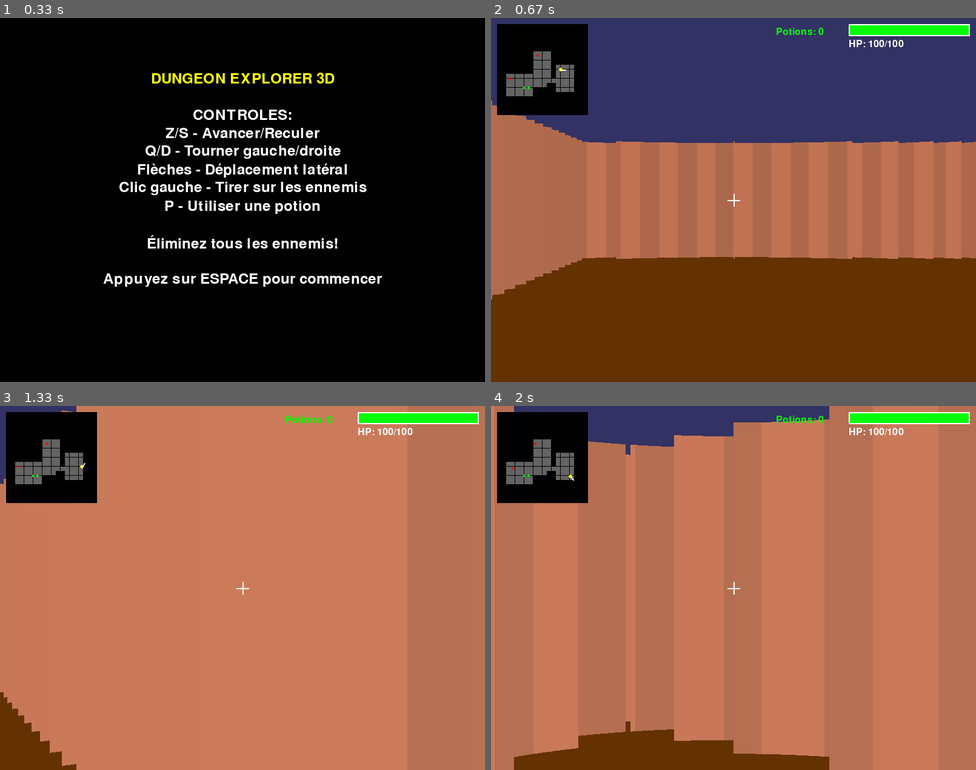
Above: before the commit, frames 1-4 (two rows, left to right).
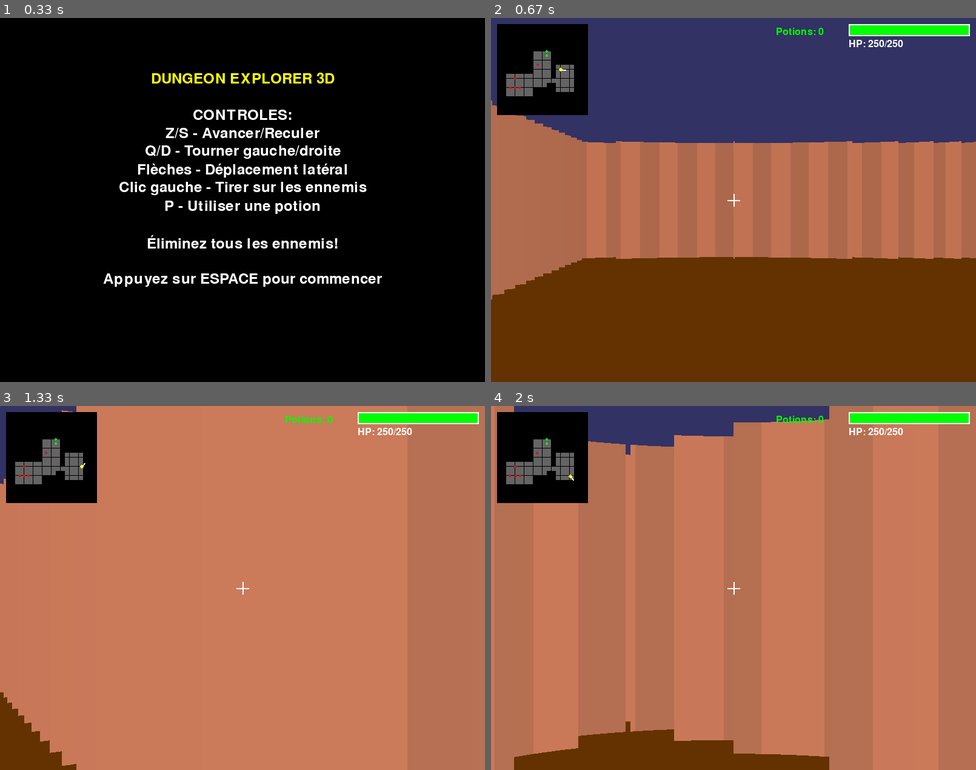
Above: after the commit, the same moments.

Repository: codingame-team/DnD-5th-Edition-API
Game: pygame game, started from tools/dungeon_perl/dungeon_3d.py
Same seed, same stepped clock (60 frames per second), same inputs: the game is played once before the commit and once after it.
Inputs:
- Up to frame 1 (0.33 s): no input
- Up to frame 2 (0.67 s): tap Space at 0.33 s
- Up to frame 3 (1.33 s): hold Q 0.67-1.13 s; hold Right 0.67-1.13 s; hold Right from 1.17 s (still down); hold D from 1.17 s (still down); tap Z at 1.23 s
- Up to frame 4 (2 s): tap Z at 1.53, 1.73 s; release Right at 1.63 s; release D at 1.63 s; hold Right from 1.67 s (still down); hold D from 1.67 s (still down)

Frame 1 is identical in both runs. In frame 2, less than 0.1% of the frame differs, in the area x 3-86%, y 6-20%; in frame 3, less than 0.1%; in frame 4, less than 0.1%.

Commit message:
refactorize code for better readability

Diff:
--- a/tools/dungeon_perl/dungeon_3d.py
+++ b/tools/dungeon_perl/dungeon_3d.py
@@ -58,10 +58,12 @@
     def __init__(self, x, y):
         self.x = x
         self.y = y
+        self.z = 0.0  # Ground level
+        self.eye_height = 2.0  # Eye height above ground
         self.angle = 0
         self.fov = math.pi / 3
-        self.hp = 100
-        self.max_hp = 100
+        self.hp = 250
+        self.max_hp = 250
         self.shoot_cooldown = 0
         self.potions = 0
         self.shoot_flash = 0
@@ -121,13 +123,29 @@
         self.shoot_flash = 8
         self._play_shoot_sound()
 
-        return Bullet(self.x, self.y, shoot_angle, True)
+        # Hauteur d'épaule (un peu plus bas que les yeux)
+        shoulder_height = self.eye_height - 0.2
+
+        # Calculer la hauteur cible basée sur la position verticale de la souris
+        center_y = screen_height // 2
+        vertical_offset = (mouse_y - center_y) / center_y
+        target_height = shoulder_height - vertical_offset * 2.0  # Ajuster la sensibilité
+
+        # Calculer la distance approximative vers le mur/cible
+        distance, _, _ = cast_ray(self, shoot_angle, dungeon)
+
+        # Calculer la vélocité verticale pour atteindre la cible
+        z_velocity = (target_height - shoulder_height) / (distance / 0.3) if distance > 0 else 0
+
+        return Bullet(self.x, self.y, shoot_angle, True, shoulder_height, z_velocity)
 
 class Bullet:
-    def __init__(self, x, y, angle, is_player_bullet=True):
+    def __init__(self, x, y, angle, is_player_bullet=True, z=1.0, z_velocity=0.0):
         self.x = x
         self.y = y
+        self.z = z  # Height above ground
         self.angle = angle
+        self.z_velocity = z_velocity  # Vertical velocity
         self.speed = 0.3
         self.life = 60
         self.is_player_bullet = is_player_bullet
@@ -135,9 +153,11 @@
     def update(self, dungeon):
         self.x += math.cos(self.angle) * self.speed
         self.y += math.sin(self.angle) * self.speed
+        self.z += self.z_velocity
         self.life -= 1
 
-        return not dungeon.is_wall(self.x, self.y) and self.life > 0
+        # Hit ground or wall
+        return (not dungeon.is_wall(self.x, self.y) and self.life > 0 and self.z >= 0)
 
 class HealthPotion:
     def __init__(self, x, y):
@@ -146,10 +166,23 @@
         self.heal_amount = random.randint(20, 40)
 
 class Enemy:
-    def __init__(self, x, y, enemy_type="orc"):
+    def __init__(self, x, y, enemy_type=None, available_types=None):
         self.x = x
         self.y = y
-        self.enemy_type = enemy_type
+        self.z = 0.0  # Ground level
+        self.height = 1.8  # Enemy height
+        self.ground_level = True  # Flag for ground-level rendering
+
+        # Use available types from loaded sprites or fallback
+        if available_types is None:
+            available_types = ["orc", "skeleton", "goblin", "troll"]
+
+        # Random enemy type if not specified
+        if enemy_type is None:
+            self.enemy_type = random.choice(available_types)
+        else:
+            self.enemy_type = enemy_type
+
         self.move_timer = 0
         self.shoot_timer = 0
         self.is_shooting = False
@@ -158,8 +191,8 @@
 
     def _try_move(self, dungeon):
         self.move_timer += 1
-        if self.move_timer > 60:
-            dx, dy = random.choice([-0.5, 0, 0.5]), random.choice([-0.5, 0, 0.5])
+        if self.move_timer > 30:  # Move more frequently
+            dx, dy = random.choice([-0.1, 0, 0.1]), random.choice([-0.1, 0, 0.1])  # Smaller steps
             new_x, new_y = self.x + dx, self.y + dy
 
             if not dungeon.is_wall(new_x, new_y):
@@ -182,7 +215,9 @@
                     pass
 
                 angle_to_player = math.atan2(player.y - self.y, player.x - self.x)
-                return Bullet(self.x, self.y, angle_to_player, False)
+                # Shoot from enemy center height
+                bullet_z = self.z + self.height / 2
+                return Bullet(self.x, self.y, angle_to_player, False, bullet_z, 0.0)
         return None
 
     def _update_animations(self):
@@ -200,16 +235,91 @@
         self._update_animations()
         return bullet or 0
 
-def generate_enemy_sprite():
-    sprite = pygame.Surface((64, 64))
-    sprite.fill((0, 0, 0, 0))
-
-    pygame.draw.circle(sprite, (200, 0, 0), (32, 40), 24)
-    pygame.draw.circle(sprite, (150, 0, 0), (32, 20), 16)
-    pygame.draw.circle(sprite, (255, 255, 0), (26, 16), 4)
-    pygame.draw.circle(sprite, (255, 255, 0), (38, 16), 4)
+# Global sprite cache
+_enemy_sprites_cache = None
+
+def get_all_enemy_sprites():
+    """Get all loaded enemy sprites (cached)"""
+    global _enemy_sprites_cache
+    if _enemy_sprites_cache is None:
+        _enemy_sprites_cache = load_enemy_sprites()
+    return _enemy_sprites_cache
+
+def get_enemy_sprite(enemy_type="orc"):
+    """Get enemy sprite from cache or generate fallback"""
+    sprites = get_all_enemy_sprites()
+    return sprites.get(enemy_type, generate_enemy_sprite(enemy_type))
+
+def get_available_enemy_types():
+    """Get list of all available enemy types"""
+    return list(get_all_enemy_sprites().keys())
+
+def generate_enemy_sprite(enemy_type="orc"):
+    sprite = pygame.Surface((64, 64), pygame.SRCALPHA)
+
+    if enemy_type == "orc":
+        # Orc vert
+        pygame.draw.circle(sprite, (100, 150, 50), (32, 50), 24)
+        pygame.draw.circle(sprite, (80, 120, 40), (32, 30), 16)
+        pygame.draw.circle(sprite, (255, 0, 0), (26, 26), 4)
+        pygame.draw.circle(sprite, (255, 0, 0), (38, 26), 4)
+        pygame.draw.ellipse(sprite, (60, 90, 30), (24, 58, 16, 6))
+        pygame.draw.ellipse(sprite, (60, 90, 30), (40, 58, 16, 6))
+    elif enemy_type == "skeleton":
+        # Squelette blanc
+        pygame.draw.circle(sprite, (240, 240, 240), (32, 50), 24)
+        pygame.draw.circle(sprite, (220, 220, 220), (32, 30), 16)
+        pygame.draw.circle(sprite, (0, 0, 0), (26, 26), 4)
+        pygame.draw.circle(sprite, (0, 0, 0), (38, 26), 4)
+        pygame.draw.ellipse(sprite, (200, 200, 200), (24, 58, 16, 6))
+        pygame.draw.ellipse(sprite, (200, 200, 200), (40, 58, 16, 6))
+    elif enemy_type == "goblin":
+        # Gobelin rouge (plus petit)
+        pygame.draw.circle(sprite, (200, 0, 0), (32, 50), 20)
+        pygame.draw.circle(sprite, (150, 0, 0), (32, 30), 14)
+        pygame.draw.circle(sprite, (255, 255, 0), (26, 26), 3)
+        pygame.draw.circle(sprite, (255, 255, 0), (38, 26), 3)
+        pygame.draw.ellipse(sprite, (120, 0, 0), (26, 58, 12, 6))
+        pygame.draw.ellipse(sprite, (120, 0, 0), (38, 58, 12, 6))
+    elif enemy_type == "troll":
+        # Troll brun (plus grand)
+        pygame.draw.circle(sprite, (139, 69, 19), (32, 48), 28)
+        pygame.draw.circle(sprite, (101, 67, 33), (32, 28), 18)
+        pygame.draw.circle(sprite, (255, 0, 0), (26, 24), 5)
+        pygame.draw.circle(sprite, (255, 0, 0), (38, 24), 5)
+        pygame.draw.ellipse(sprite, (85, 53, 15), (22, 58, 20, 6))
+        pygame.draw.ellipse(sprite, (85, 53, 15), (42, 58, 20, 6))
 
     return sprite
+
+def create_random_enemy(x, y):
+    """Create random enemy type"""
+    enemy_types = ["orc", "skeleton", "goblin", "troll"]
+    enemy_type = random.choice(enemy_types)
+    return Enemy(x, y, enemy_type)
+
+def render_sprite(screen, sprite, x, y, distance, screen_height):
+    """Render sprite with correct ground positioning"""
+    if distance <= 0:
+        return
+
+    # Get original sprite dimensions to preserve aspect ratio
+    original_width, original_height = sprite.get_size()
+    aspect_ratio = original_width / original_height
+
+    # Calculate sprite size based on distance - LARGER SIZE
+    sprite_height = int(screen_height / distance * 1.5)
+    sprite_width = int(sprite_height * aspect_ratio)  # Preserve aspect ratio
+
+    # Scale sprite
+    scaled_sprite = pygame.transform.scale(sprite, (sprite_width, sprite_height))
+
+    # Position sprite on ground - bottom of sprite AT horizon line
+    horizon_y = screen_height // 2
+    sprite_y = horizon_y  # Bottom edge of sprite at horizon = ground level
+    sprite_x = x - sprite_width // 2
+
+    screen.blit(scaled_sprite, (sprite_x, sprite_y))
 
 def cast_ray(player, angle, dungeon, max_distance=20, step=0.1):
     x, y = player.x, player.y
@@ -279,19 +389,35 @@
         else:
             self.player = Player3D(1, 1)
 
+        # Augmenter drastiquement la densité de monstres
         self.enemies = []
-        for i in range(3):
-            if len(self.dungeon.rooms) > i + 1:
-                room = self.dungeon.rooms[i + 1]
-                self.enemies.append(Enemy(room["x"] + 1, room["y"] + 1))
-
+        available_types = get_available_enemy_types()
+
+        # 1 ennemi par salle (sauf la première)
+        for room in self.dungeon.rooms[1:]:
+            # Position aléatoire dans la salle
+            x = random.randint(room["x"], room["x"] + room["w"] - 1)
+            y = random.randint(room["y"], room["y"] + room["h"] - 1)
+            self.enemies.append(Enemy(x, y, available_types=available_types))
+
+        # Ajouter quelques ennemis dans les couloirs
+        for _ in range(3):
+            for _ in range(100):  # Tentatives de placement
+                x = random.randint(1, self.dungeon.width - 2)
+                y = random.randint(1, self.dungeon.height - 2)
+                if (not self.dungeon.is_wall(x, y) and
+                    abs(x - self.player.x) >= 3 and abs(y - self.player.y) >= 3):
+                    self.enemies.append(Enemy(x, y, available_types=available_types))
+                    break
+
+        # Plus de potions pour compenser la difficulté
         self.health_potions = []
-        for _ in range(3):
+        for _ in range(6):
             for _ in range(50):
                 x, y = random.randint(1, self.dungeon.width - 2), random.randint(1, self.dungeon.height - 2)
                 if (not self.dungeon.is_wall(x, y) and
                     abs(x - self.player.x) >= 2 and abs(y - self.player.y) >= 2 and
-                    all(abs(x - e.x) >= 2 and abs(y - e.y) >= 2 for e in self.enemies)):
+                    all(abs(x - e.x) >= 1.5 and abs(y - e.y) >= 1.5 for e in self.enemies)):
                     self.health_potions.append(HealthPotion(x, y))
                     break
 
@@ -430,8 +556,31 @@
 
                 if abs(angle_diff) < self.player.fov / 2 and has_line_of_sight(self.player, enemy, self.dungeon):
                     screen_x = int(width/2 + (angle_diff / (self.player.fov/2)) * width/2)
+                    enemy_size = max(60, int(400 / (distance + 0.1)))
+
+                    # Horizon = niveau des yeux du joueur, sol est plus bas
+                    eye_level = height // 2
+                    ground_level = eye_level + int(height * 0.3)  # Sol à 30% sous les yeux
+                    enemy_y = ground_level - enemy_size
+
+                    # 1. Taille du sprite
                     enemy_size = max(40, int(250 / (distance + 0.1)))
-                    enemy_y = height//2 - enemy_size//2
+
+                    # 2. Déplacement vertical ajusté selon la distance
+                    v_move = enemy_size  # ou une constante, ex. 64, à ajuster selon ton sprite
+                    v_move_screen = v_move / (distance + 0.1)
+
+                    # 3. Ligne d'horizon (sol)
+                    horizon_y = height // 2
+
+                    # 4. Position verticale finale : pieds au sol
+                    sprite_y = int(-enemy_size // 2 + horizon_y + v_move_screen)
+
+                    # Horizontal : centrer le sprite
+                    sprite_x = screen_x - enemy_size // 2
+
+                    # # 5. Affichage
+                    # self.screen.blit(dark_sprite, (sprite_x, sprite_y))
 
                     if 0 <= screen_x < width and enemy_size > 10:
                         sprite_surface = self.enemy_sprites.get(enemy.enemy_type, self.enemy_sprites.get('orc', generate_enemy_sprite()))
@@ -447,7 +596,8 @@
                         else:
                             dark_sprite.fill((int(255 * brightness), int(255 * brightness), int(255 * brightness)), special_flags=pygame.BLEND_MULT)
 
-                        self.screen.blit(dark_sprite, (screen_x - enemy_size//2, enemy_y))
+                        # self.screen.blit(dark_sprite, (screen_x - enemy_size//2, enemy_y))
+                        self.screen.blit(dark_sprite, (sprite_x, sprite_y))
 
         # Render health potions
         for potion in self.health_potions:
@@ -467,7 +617,11 @@
                 if abs(angle_diff) < self.player.fov / 2 and has_line_of_sight(self.player, potion, self.dungeon):
                     screen_x = int(width/2 + (angle_diff / (self.player.fov/2)) * width/2)
                     potion_size = max(20, int(150 / (distance + 0.1)))
-                    potion_y = height//2 - potion_size//2
+
+                    # Perspective au sol comme les ennemis
+                    vertical_angle = math.atan(self.player.eye_height / distance) if distance > 0.1 else 0
+                    screen_offset = int(height * vertical_angle / self.player.fov)
+                    potion_y = height // 2 + screen_offset - potion_size
 
                     if 0 <= screen_x < width and potion_size > 5:
                         # Dessiner la potion flottante (croix verte)
--- a/tools/dungeon_perl/load_assets.py
+++ b/tools/dungeon_perl/load_assets.py
@@ -2,34 +2,34 @@
 import os
 
 def load_enemy_sprites():
-    """Charge les sprites d'ennemis depuis le dossier assets"""
+    """Load all PNG enemy sprites from assets/enemies/ folder"""
     sprites = {}
     assets_path = "assets/enemies/"
 
-    # Créer le dossier s'il n'existe pas
     os.makedirs(assets_path, exist_ok=True)
 
     try:
-        # Charger différents types d'ennemis
-        enemy_types = ["orc", "skeleton", "goblin", "troll"]
+        # Load all PNG files from enemies folder
+        for filename in os.listdir(assets_path):
+            if filename.lower().endswith('.png'):
+                sprite_name = os.path.splitext(filename)[0]  # Remove .png extension
+                sprite_path = os.path.join(assets_path, filename)
+                sprites[sprite_name] = pygame.image.load(sprite_path).convert_alpha()
+                print(f"Loaded enemy sprite: {sprite_name}")
 
-        for enemy_type in enemy_types:
-            sprite_path = os.path.join(assets_path, f"{enemy_type}.png")
-            if os.path.exists(sprite_path):
-                sprites[enemy_type] = pygame.image.load(sprite_path).convert_alpha()
-            else:
-                # Générer un sprite par défaut si l'image n'existe pas
+        # Add fallback sprites for common types if not found
+        fallback_types = ["orc", "skeleton", "goblin", "troll"]
+        for enemy_type in fallback_types:
+            if enemy_type not in sprites:
                 sprites[enemy_type] = generate_default_sprite(enemy_type)
 
     except Exception as e:
-        print(f"Erreur lors du chargement des sprites: {e}")
-        # Utiliser les sprites générés par défaut
-        sprites = {
-            "orc": generate_default_sprite("orc"),
-            "skeleton": generate_default_sprite("skeleton"),
-            "goblin": generate_default_sprite("goblin")
-        }
+        print(f"Error loading sprites: {e}")
+        # Use generated fallback sprites
+        sprites = {enemy_type: generate_default_sprite(enemy_type)
+                  for enemy_type in ["orc", "skeleton", "goblin", "troll"]}
 
+    print(f"Total enemy sprites loaded: {len(sprites)}")
     return sprites
 
 def generate_default_sprite(enemy_type):
